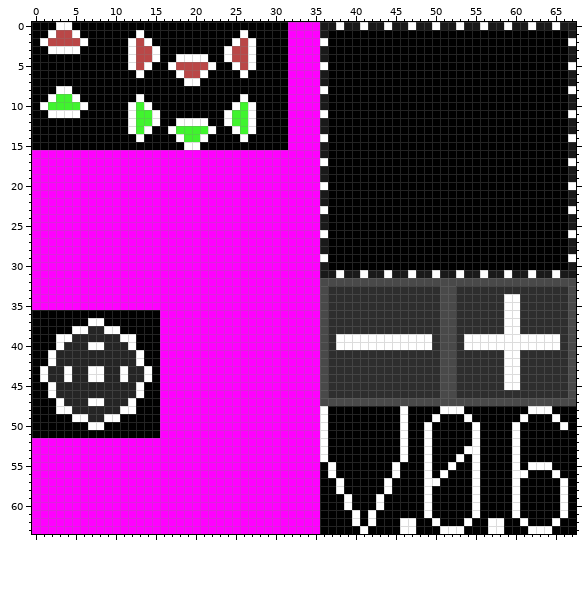
Sprite sheet, stored at src/main/resources/assets/layertab.png. The picture above was drawn from the file before the commit.
The file is 68x64 pixels.
The result:
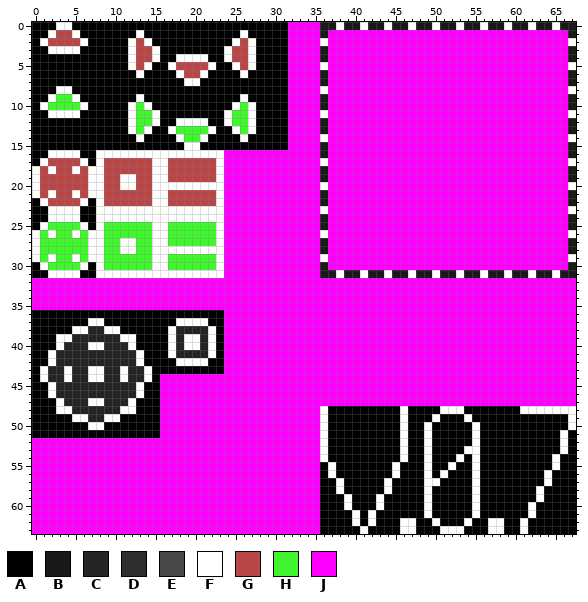
Palette (. is transparent): A #000000  B #191919  C #252525  D #2e2e2e  E #494949  F #ffffff  G #ba4747  H #40f42e  J #ff00ff
The edit:
y 1..15: x 37..66 AAAAAAAAAAAAAAAAAAAAAAAAAAAAAA -> JJJJJJJJJJJJJJJJJJJJJJJJJJJJJJ
y 16: x 0..23 JJJJJJJJJJJJJJJJJJJJJJJJ -> AAFFFFAAFFFFFFFFFFFFFFFF; x 37..66 AAAAAAAAAAAAAAAAAAAAAAAAAAAAAA -> JJJJJJJJJJJJJJJJJJJJJJJJJJJJJJ
y 17: x 0..23 JJJJJJJJJJJJJJJJJJJJJJJJ -> AFGGGGFAFGGGGGGFFGGGGGGF; x 37..66 AAAAAAAAAAAAAAAAAAAAAAAAAAAAAA -> JJJJJJJJJJJJJJJJJJJJJJJJJJJJJJ
y 18: x 0..23 JJJJJJJJJJJJJJJJJJJJJJJJ -> FGFGGFGFFGGGGGGFFGGGGGGF; x 37..66 AAAAAAAAAAAAAAAAAAAAAAAAAAAAAA -> JJJJJJJJJJJJJJJJJJJJJJJJJJJJJJ
y 19: x 0..23 JJJJJJJJJJJJJJJJJJJJJJJJ -> FGGGGGGFFGGFFGGFFGGGGGGF; x 37..66 AAAAAAAAAAAAAAAAAAAAAAAAAAAAAA -> JJJJJJJJJJJJJJJJJJJJJJJJJJJJJJ
y 20: x 0..23 JJJJJJJJJJJJJJJJJJJJJJJJ -> FGGGGGGFFGGFFGGFFFFFFFFF; x 37..66 AAAAAAAAAAAAAAAAAAAAAAAAAAAAAA -> JJJJJJJJJJJJJJJJJJJJJJJJJJJJJJ
y 21: x 0..23 JJJJJJJJJJJJJJJJJJJJJJJJ -> FGFGGFGFFGGGGGGFFGGGGGGF; x 37..66 AAAAAAAAAAAAAAAAAAAAAAAAAAAAAA -> JJJJJJJJJJJJJJJJJJJJJJJJJJJJJJ
y 22: x 0..23 JJJJJJJJJJJJJJJJJJJJJJJJ -> AFGGGGFAFGGGGGGFFGGGGGGF; x 37..66 AAAAAAAAAAAAAAAAAAAAAAAAAAAAAA -> JJJJJJJJJJJJJJJJJJJJJJJJJJJJJJ
y 23..24: x 0..23 JJJJJJJJJJJJJJJJJJJJJJJJ -> AAFFFFAAFFFFFFFFFFFFFFFF; x 37..66 AAAAAAAAAAAAAAAAAAAAAAAAAAAAAA -> JJJJJJJJJJJJJJJJJJJJJJJJJJJJJJ
y 25: x 0..23 JJJJJJJJJJJJJJJJJJJJJJJJ -> AFHHHHFAFHHHHHHFFHHHHHHF; x 37..66 AAAAAAAAAAAAAAAAAAAAAAAAAAAAAA -> JJJJJJJJJJJJJJJJJJJJJJJJJJJJJJ
y 26: x 0..23 JJJJJJJJJJJJJJJJJJJJJJJJ -> FHFHHFHFFHHHHHHFFHHHHHHF; x 37..66 AAAAAAAAAAAAAAAAAAAAAAAAAAAAAA -> JJJJJJJJJJJJJJJJJJJJJJJJJJJJJJ
y 27: x 0..23 JJJJJJJJJJJJJJJJJJJJJJJJ -> FHHHHHHFFHHFFHHFFHHHHHHF; x 37..66 AAAAAAAAAAAAAAAAAAAAAAAAAAAAAA -> JJJJJJJJJJJJJJJJJJJJJJJJJJJJJJ
y 28: x 0..23 JJJJJJJJJJJJJJJJJJJJJJJJ -> FHHHHHHFFHHFFHHFFFFFFFFF; x 37..66 AAAAAAAAAAAAAAAAAAAAAAAAAAAAAA -> JJJJJJJJJJJJJJJJJJJJJJJJJJJJJJ
y 29: x 0..23 JJJJJJJJJJJJJJJJJJJJJJJJ -> FHFHHFHFFHHHHHHFFHHHHHHF; x 37..66 AAAAAAAAAAAAAAAAAAAAAAAAAAAAAA -> JJJJJJJJJJJJJJJJJJJJJJJJJJJJJJ
y 30: x 0..23 JJJJJJJJJJJJJJJJJJJJJJJJ -> AFHHHHFAFHHHHHHFFHHHHHHF; x 37..66 AAAAAAAAAAAAAAAAAAAAAAAAAAAAAA -> JJJJJJJJJJJJJJJJJJJJJJJJJJJJJJ
y 31: x 0..23 JJJJJJJJJJJJJJJJJJJJJJJJ -> AAFFFFAAFFFFFFFFFFFFFFFF
y 32: x 36..67 EEEEEEEEEEEEEEEEEEEEEEEEEEEEEEEE -> JJJJJJJJJJJJJJJJJJJJJJJJJJJJJJJJ
y 33: x 36..67 EDDDDDDDDDDDDDDEEDDDDDDDDDDDDDDE -> JJJJJJJJJJJJJJJJJJJJJJJJJJJJJJJJ
y 34..35: x 36..67 EDDDDDDDDDDDDDDEEDDDDDDFFDDDDDDE -> JJJJJJJJJJJJJJJJJJJJJJJJJJJJJJJJ
y 36: x 16..23 JJJJJJJJ -> AAAAAAAA; x 36..67 EDDDDDDDDDDDDDDEEDDDDDDFFDDDDDDE -> JJJJJJJJJJJJJJJJJJJJJJJJJJJJJJJJ
y 37: x 16..23 JJJJJJJJ -> AAFFFFAA; x 36..67 EDDDDDDDDDDDDDDEEDDDDDDFFDDDDDDE -> JJJJJJJJJJJJJJJJJJJJJJJJJJJJJJJJ
y 38: x 16..23 JJJJJJJJ -> AFCCCCFA; x 36..67 EDDDDDDDDDDDDDDEEDDDDDDFFDDDDDDE -> JJJJJJJJJJJJJJJJJJJJJJJJJJJJJJJJ
y 39..40: x 16..23 JJJJJJJJ -> AFCFFCFA; x 36..67 EDFFFFFFFFFFFFDEEDFFFFFFFFFFFFDE -> JJJJJJJJJJJJJJJJJJJJJJJJJJJJJJJJ
y 41: x 16..23 JJJJJJJJ -> AFCCCCFA; x 36..67 EDDDDDDDDDDDDDDEEDDDDDDFFDDDDDDE -> JJJJJJJJJJJJJJJJJJJJJJJJJJJJJJJJ
y 42: x 16..23 JJJJJJJJ -> AAFFFFAA; x 36..67 EDDDDDDDDDDDDDDEEDDDDDDFFDDDDDDE -> JJJJJJJJJJJJJJJJJJJJJJJJJJJJJJJJ
y 43: x 16..23 JJJJJJJJ -> AAAAAAAA; x 36..67 EDDDDDDDDDDDDDDEEDDDDDDFFDDDDDDE -> JJJJJJJJJJJJJJJJJJJJJJJJJJJJJJJJ
y 44..45: x 36..67 EDDDDDDDDDDDDDDEEDDDDDDFFDDDDDDE -> JJJJJJJJJJJJJJJJJJJJJJJJJJJJJJJJ
y 46: x 36..67 EDDDDDDDDDDDDDDEEDDDDDDDDDDDDDDE -> JJJJJJJJJJJJJJJJJJJJJJJJJJJJJJJJ
y 47: x 36..67 EEEEEEEEEEEEEEEEEEEEEEEEEEEEEEEE -> JJJJJJJJJJJJJJJJJJJJJJJJJJJJJJJJ
y 48: x 61 A -> F; x 65..67 AAA -> FFF
y 49: x 61 F -> A; x 65 F -> A; x 67 A -> F
y 50: x 60 F -> A; x 66..67 FA -> AF
y 51..53: x 60 F -> A; x 66 A -> F
y 54: x 60 F -> A; x 65 A -> F
y 55: x 60 F -> A; x 62..65 FFFA -> AAAF
y 56: x 60..61 FF -> AA; x 64..65 AF -> FA
y 57: x 60 F -> A; x 64 A -> F; x 66 F -> A
y 58..59: x 60 F -> A; x 63 A -> F; x 66 F -> A
y 60..61: x 60 F -> A; x 62 A -> F; x 66 F -> A
y 62: x 65 F -> A
y 63: x 61..64 AFFF -> FAAA
Where, in picture pixels (left, top, right, bottom), the same in both pictures:
changed: (320, 30, 576, 534)
changed: (32, 150, 224, 278)
changed: (160, 310, 224, 374)
